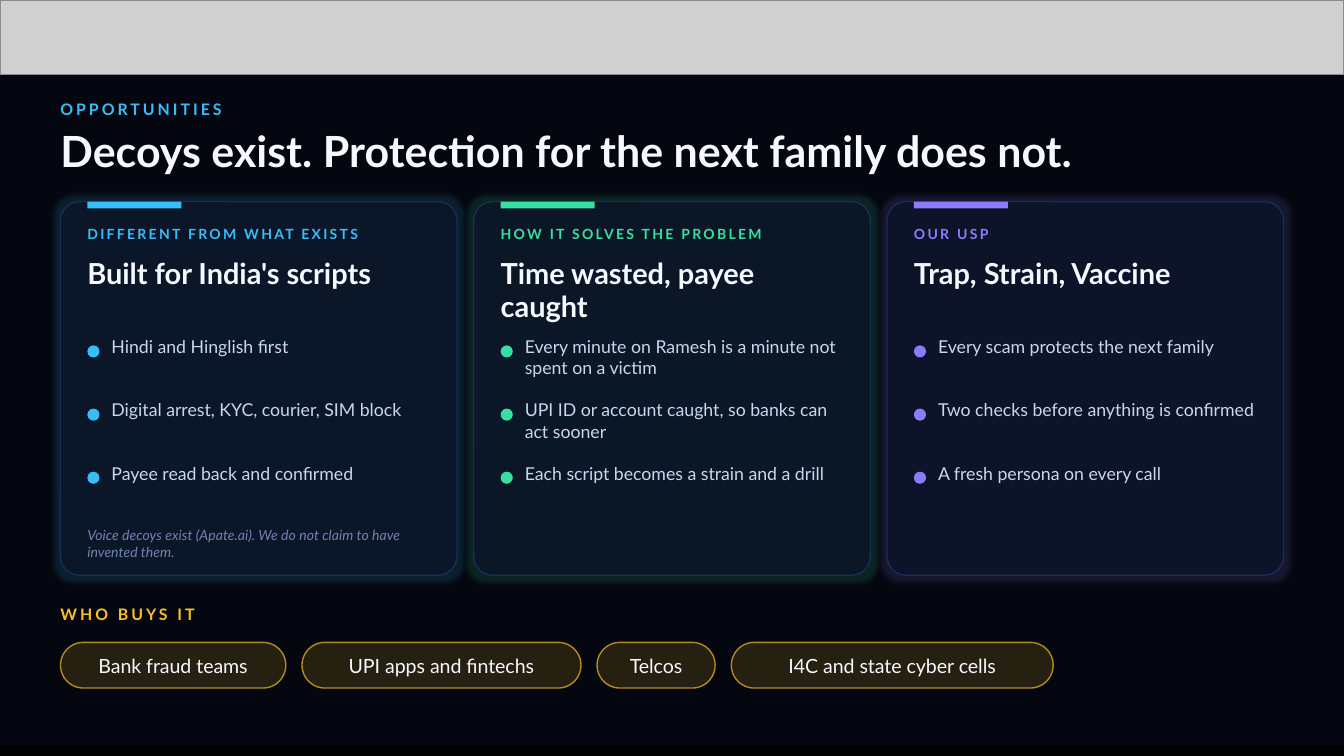
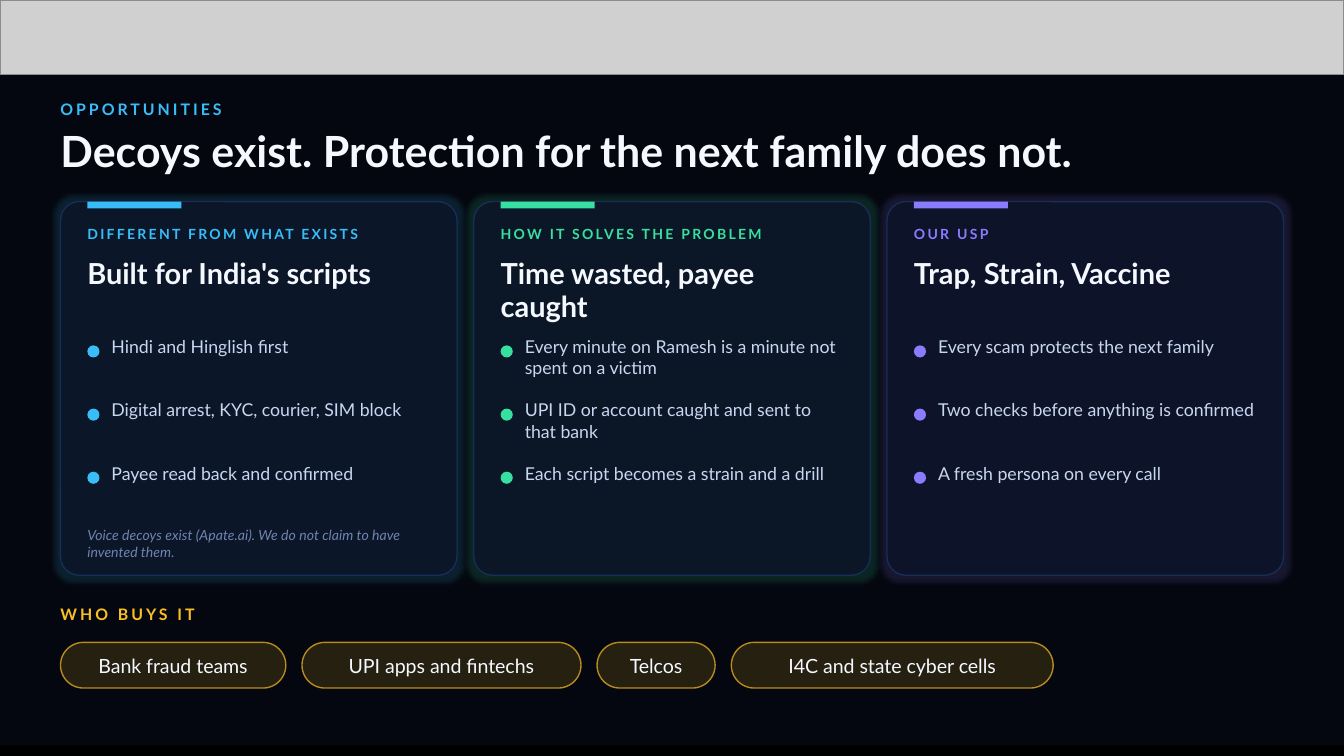
Before and after one commit to OWAIS285/honey_trap, a slide deck: slide 3 of Submission Template _ AI Builder Cup.pptx. Drawn at 1344x756 pixels with LibreOffice and Linux fonts; fonts in the diff are those of the drawing; grey boxes stand for pictures; background and template pictures are left out. Boxes give left, top, right and bottom in pixels: in the first picture for what was removed or moved away, otherwise in the second. Text is boxed around its words. In the diff, an @@ line names an element or a change of style, - is before the commit and + after.

```diff
--- a/Submission Template _ AI Builder Cup.pptx
+++ b/Submission Template _ AI Builder Cup.pptx
@@ text at (x1=525, y1=403, x2=811, y2=438): text changed @@
-UPI ID or account caught, so banks can act sooner
+UPI ID or account caught and sent to that bank
```
Also in this commit, not shown: 7 other slides changed, 1 slide added, 1 other file.
